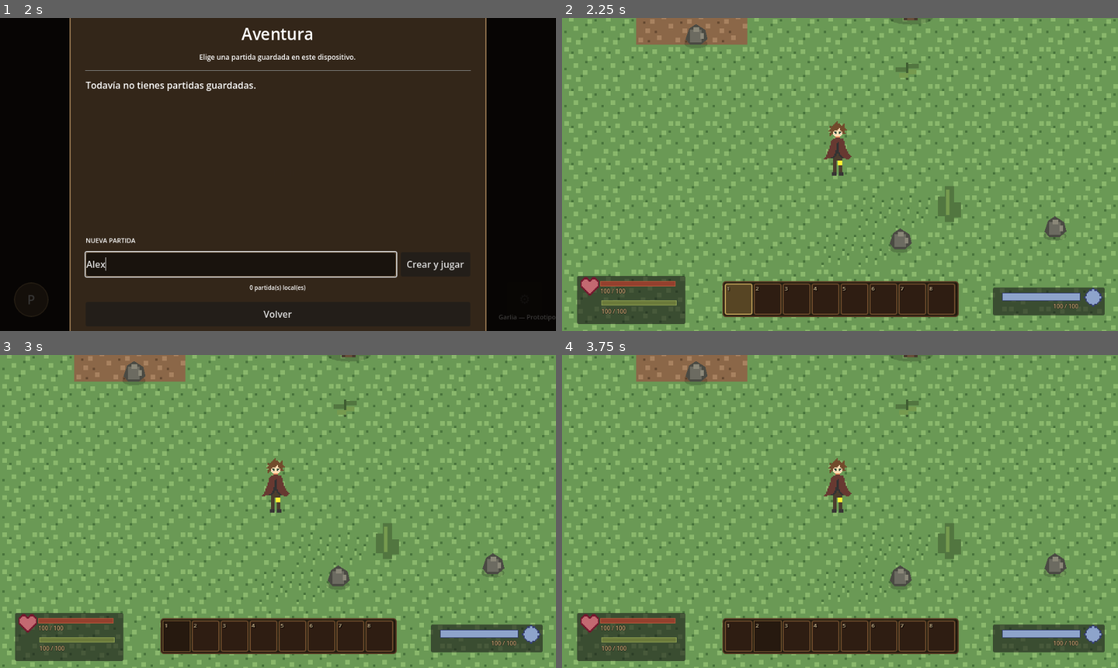
Above: before the commit, frames 1-4 (two rows, left to right).
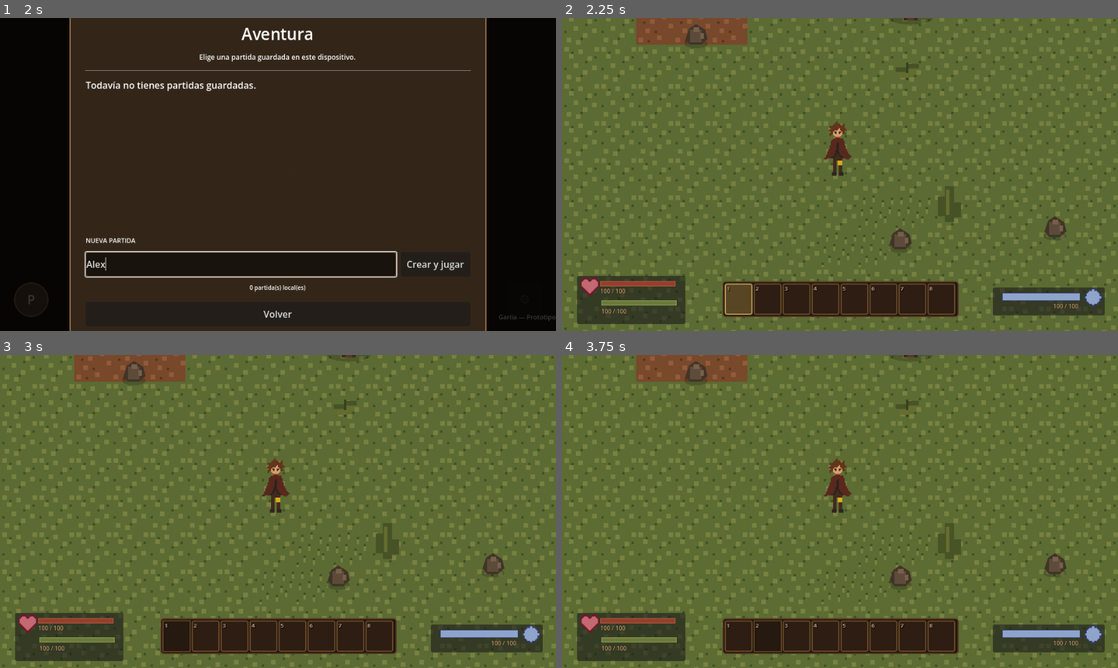
Above: after the commit, the same moments.

Repository: Franilover/Game
Game: Godot game, scene res://scenes/ui/start_menu.tscn
The game is run twice, just before and just after one commit, with the same random seed, the same clock (stepped at 60 frames per second) and the same inputs.
Inputs (mouse positions are in pixels of both pictures, inside the frame that each line leads up to):
- Up to frame 1 (2 s): click "Aventura" at 0.5 s; click (239, 265) at 1.27 s; type "Alex" at 1.35 s
- Up to frame 2 (2.25 s): click "Crear y jugar" at 2 s
- Up to frame 3 (3 s): click "1" at 2.75 s
- Up to frame 4 (3.75 s): click "2" at 3.5 s

Frame 1 is identical in both runs. In frame 2, 90% of the frame differs, in the area x 0-100%, y 0-100%; in frame 3, 90%; in frame 4, 90%.
Error before the commit: Parse Error: Identifier "_etiqueta" not declared in the current scope. (res://scripts/world/world_atmosphere.gd:33)
Error after the commit: Invalid call. Nonexistent function 'procesar_jugador' in base 'Node (WorldAtmosphere)'. (res://scripts/world/world_generator.gd:46)

Commit message:
Eliminar referencias obsoletas del HUD duplicado

Diff:
--- a/scripts/world/world_atmosphere.gd
+++ b/scripts/world/world_atmosphere.gd
@@ -27,43 +27,6 @@
 	var duracion := maxf(minutos_por_dia * 60.0, 1.0)
 	hora_del_dia = fposmod(hora_del_dia + delta / duracion, 1.0)
 	_actualizar_iluminacion()
-
-
-func procesar_jugador() -> void:
-	if _world_generator == null or _etiqueta == null:
-		return
-	var jugador := get_tree().get_first_node_in_group("player")
-	if not jugador is Node2D:
-		return
-	if not _world_generator.has_method("get_tile_at") or not _world_generator.has_method("get_contexto_at"):
-		return
-	var tile_variant: Variant = _world_generator.call("get_tile_at", jugador.global_position)
-	if not tile_variant is Vector2i:
-		return
-	var tile := tile_variant as Vector2i
-	if tile == _ultimo_tile:
-		return
-	_ultimo_tile = tile
-	var contexto_variant: Variant = _world_generator.call("get_contexto_at", jugador.global_position)
-	if not contexto_variant is Dictionary:
-		return
-	var contexto := contexto_variant as Dictionary
-	_etiqueta.text = "%s  |  %s\nBioma: %s\nEcosistema: %s\nHábitat: %s" % [
-		_obtener_periodo(),
-		_obtener_hora_texto(),
-		str(contexto.get("bioma", "—")),
-		str(contexto.get("ecosistema", "—")),
-		str(contexto.get("habitat", "—"))
-	]
-
-
-func _actualizar_etiqueta_hora() -> void:
-	if _etiqueta_hora == null:
-		return
-	_etiqueta_hora.text = "%s  %s\nF3: ocultar" % [
-		_obtener_hora_texto(),
-		_obtener_periodo()
-	]
 
 
 func _actualizar_iluminacion() -> void:
